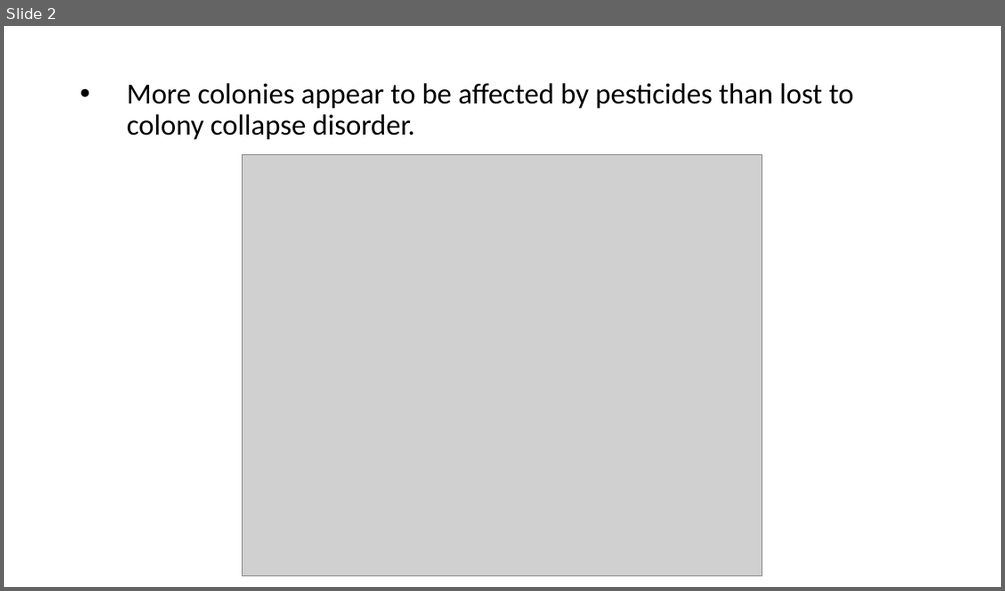
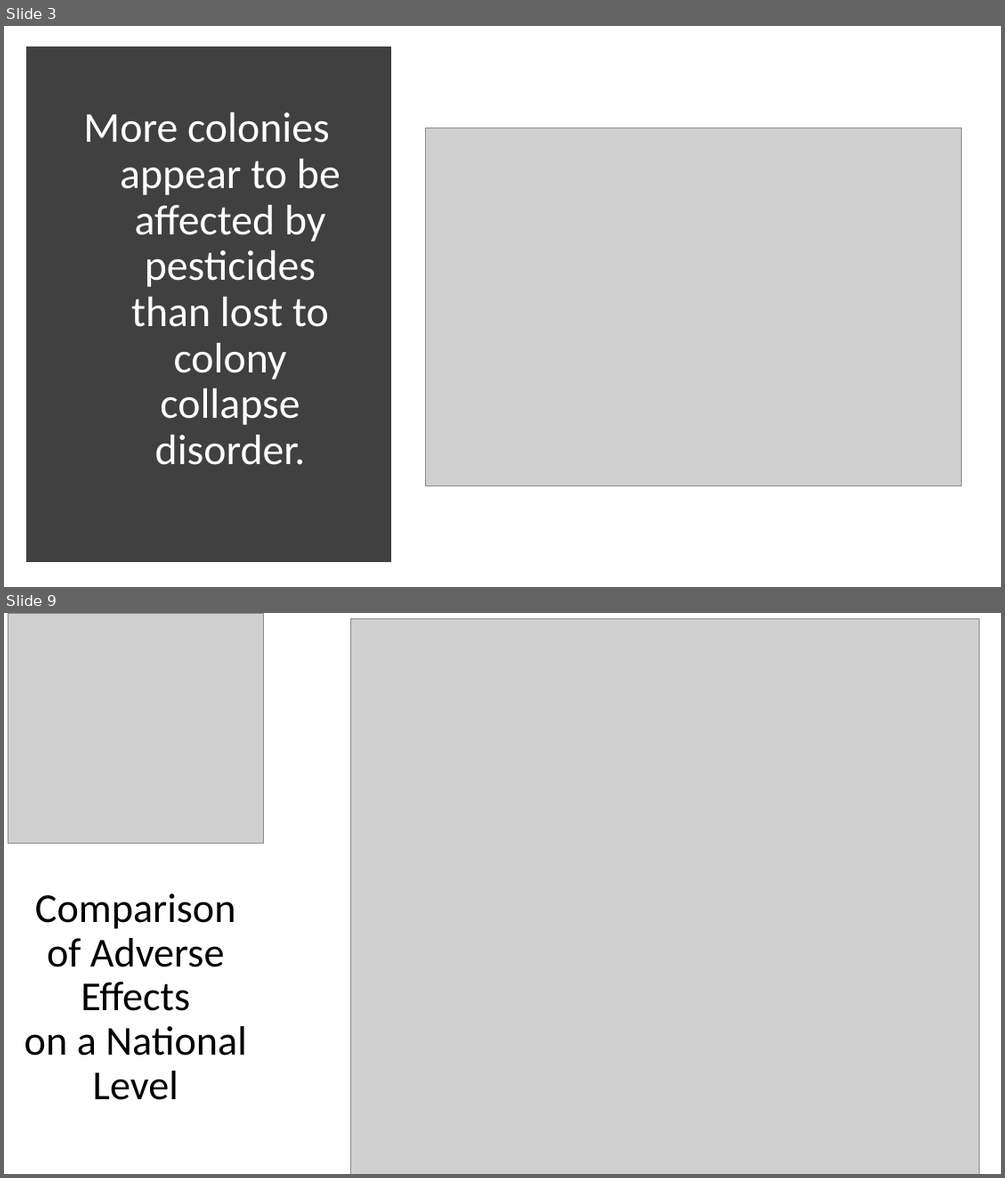
Before and after one commit to CMWatson2138/exploratory_data_analysis_project, a slide deck: Presentation.pptx. Shown one above the other, each under a label of ours: slide 2 before the commit, slides 3 and 9 after it; the slides between them are not shown. The pictures are 1005x591 and 1005x1178 pixels, drawn with LibreOffice and Linux fonts; fonts in the diff are those of the drawing; grey boxes stand for pictures. Boxes give left, top, right and bottom in pixels: in the first picture for what was removed or moved away, otherwise in the second. Text is boxed around its words. In the diff, an @@ line names an element or a change of style, - is before the commit and + after.

```diff
--- a/Presentation.pptx
+++ b/Presentation.pptx
@@ slide 9 added at (4, 613, 1001, 1174), background #FFFFFF @@
@@ picture added at (8, 613, 264, 844) @@
@@ picture added at (351, 619, 979, 1174) @@
@@ title added at (24, 893, 247, 1100), 39.6 pt, text #000000 @@
+Comparison of Adverse Effects
+on a National Level
@@ what was slide 2 is now slide 3 @@
@@ slide 3 changed as well @@
@@ rectangle added at (32, 52, 386, 557), fill #404040, outline #404040 10 pt @@
@@ title "More colonies appear to be ...": place and size @@
-title "More colonies appear to be ..." at (127, 83, 854, 140)
+title "More colonies appear to be ..." at (83, 112, 340, 465)
@@ title "More colonies appear to be ..." at (83, 112, 340, 465): size 28 to 41 pt, text colour #000000 to #FFFFFF; alignment left to centre; bullet • to none @@
@@ picture: place and size @@
-picture at (242, 155, 762, 575)
+picture at (426, 128, 962, 486)
```
Also in this commit, not shown: 2 other slides changed, 6 other slides added, 1 slide removed, 12 other files.
